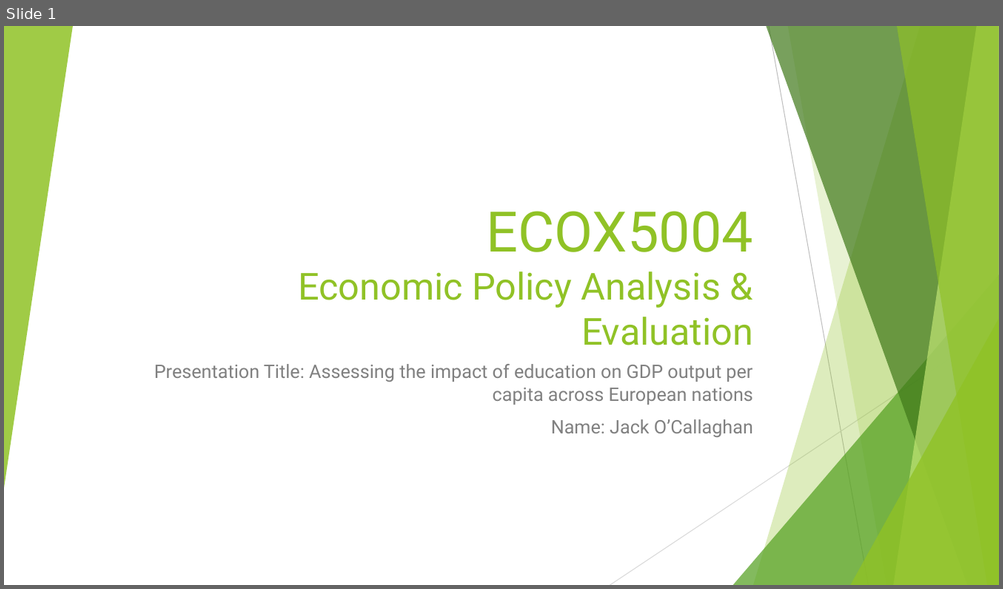
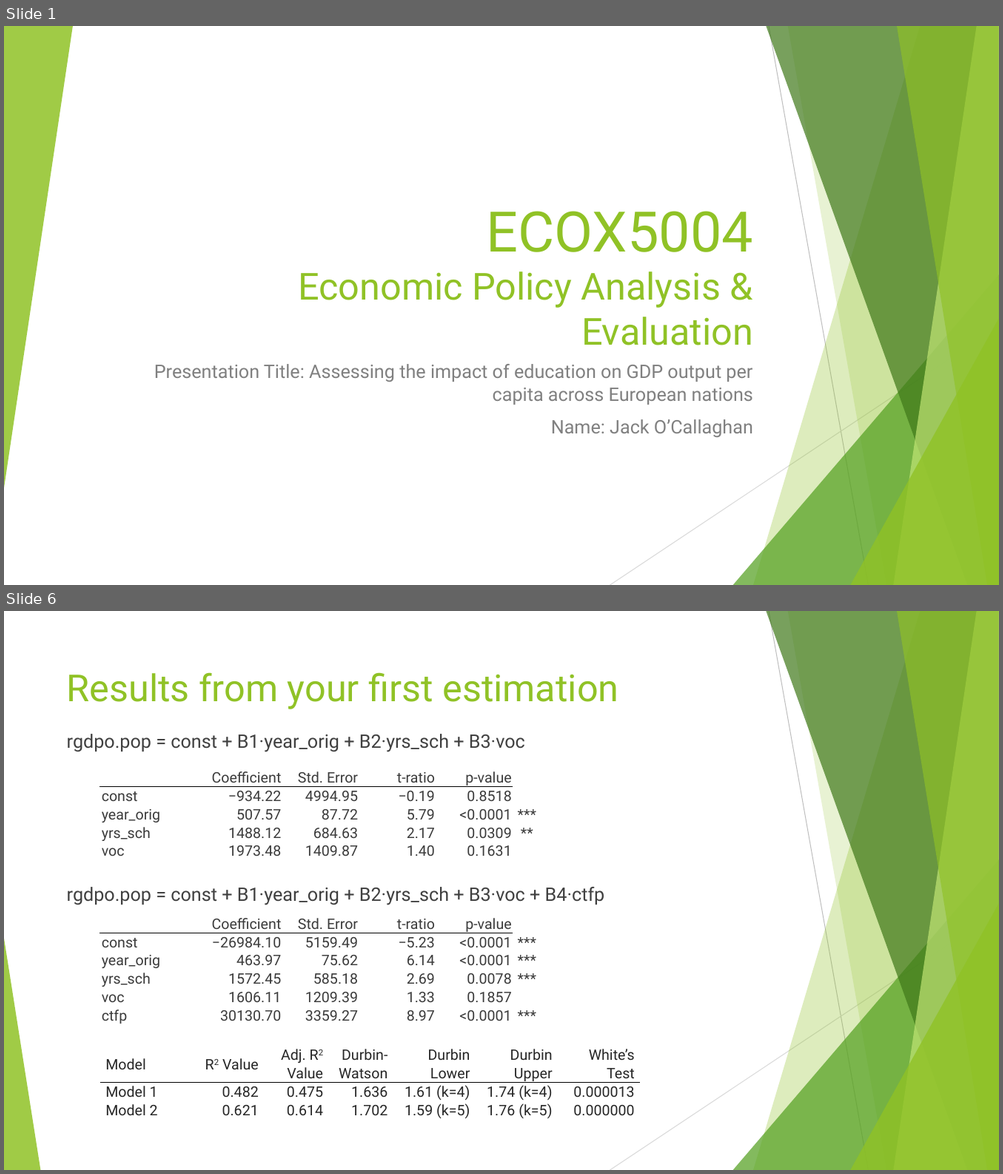
Before and after one commit to jack-n-ocallaghan/ecox-5004-analysis, a slide deck: ECOX5004 Pres 2 Proforma Slides - Jack O'Callaghan.pptx. Shown one above the other, each under a label of ours: slide 1 before the commit, slides 1 and 6 after it; the slides between them are not shown. The pictures are 1003x589 and 1003x1174 pixels, drawn with LibreOffice and Linux fonts; fonts in the diff are those of the drawing. Boxes give left, top, right and bottom in pixels: in the first picture for what was removed or moved away, otherwise in the second. Text is boxed around its words. In the diff, an @@ line names an element or a change of style, - is before the commit and + after.

Commit message:
draft-pres
Draft Presentation completed, and two core models added (plus accompanying statistical testing and narrative).

```diff
--- a/ECOX5004 Pres 2 Proforma Slides - Jack O'Callaghan.pptx
+++ b/ECOX5004 Pres 2 Proforma Slides - Jack O'Callaghan.pptx
@@ slide 6 added at <box>4,611,999,1170</box>, background #FFFFFF; not listed: 9 template elements that a slide beside it also shows @@
@@ title added at <box>67,672,618,709</box>, 36 pt, text #90C226 @@
+Results from your first estimation
@@ text added at <box>67,734,605,906</box>, 18 pt, text #404040 @@
+rgdpo.pop = const + B1·year_orig + B2·yrs_sch + B3·voc
+rgdpo.pop = const + B1·year_orig + B2·yrs_sch + B3·voc + B4·ctfp
@@ table added at <box>100,769,541,859</box>, 5 rows, 6 columns @@
+ | Coefficient | Std. Error | t-ratio | p-value | 
+const | −934.22 | 4994.95 | −0.19 | 0.8518 | 
+year_orig | 507.57 | 87.72 | 5.79 | <0.0001 | ***
+yrs_sch | 1488.12 | 684.63 | 2.17 | 0.0309 | **
+voc | 1973.48 | 1409.87 | 1.40 | 0.1631 | 
@@ table added at <box>100,914,541,1027</box>, 6 rows, 6 columns @@
+ | Coefficient | Std. Error | t-ratio | p-value | 
+const | −26984.10 | 5159.49 | −5.23 | <0.0001 | ***
+year_orig | 463.97 | 75.62 | 6.14 | <0.0001 | ***
+yrs_sch | 1572.45 | 585.18 | 2.69 | 0.0078 | ***
+voc | 1606.11 | 1209.39 | 1.33 | 0.1857 | 
+ctfp | 30130.70 | 3359.27 | 8.97 | <0.0001 | ***
@@ triangle added at <box>4,939,40,1170</box>, fill #90C226 at 85% opacity @@
@@ table added at <box>100,1046,640,1122</box>, 3 rows, 7 columns @@
+Model | R2 Value | Adj. R2 Value | Durbin-Watson | Durbin Lower | Durbin Upper | White’s Test
+Model 1 | 0.482 | 0.475 | 1.636 | 1.61 (k=4) | 1.74 (k=4) | 0.000013
+Model 2 | 0.621 | 0.614 | 1.702 | 1.59 (k=5) | 1.76 (k=5) | 0.000000
```
Also in this commit, not shown: 4 slides changed, 3 other slides added, 3 slides removed, 3 other files.
